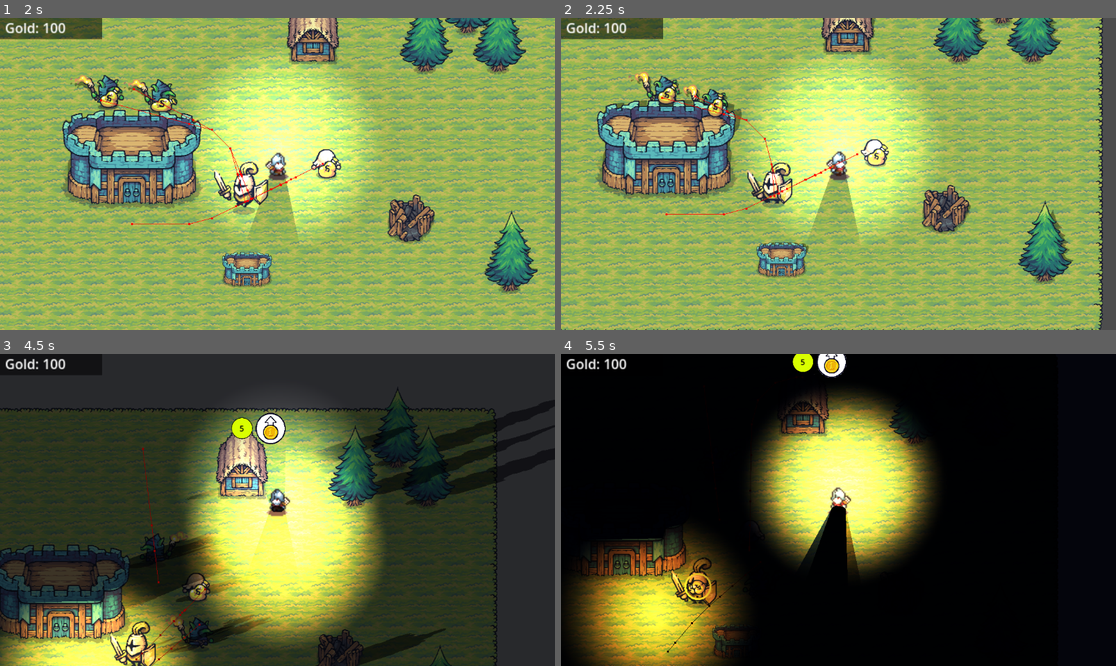
Above: before the commit, frames 1-4 (two rows, left to right).
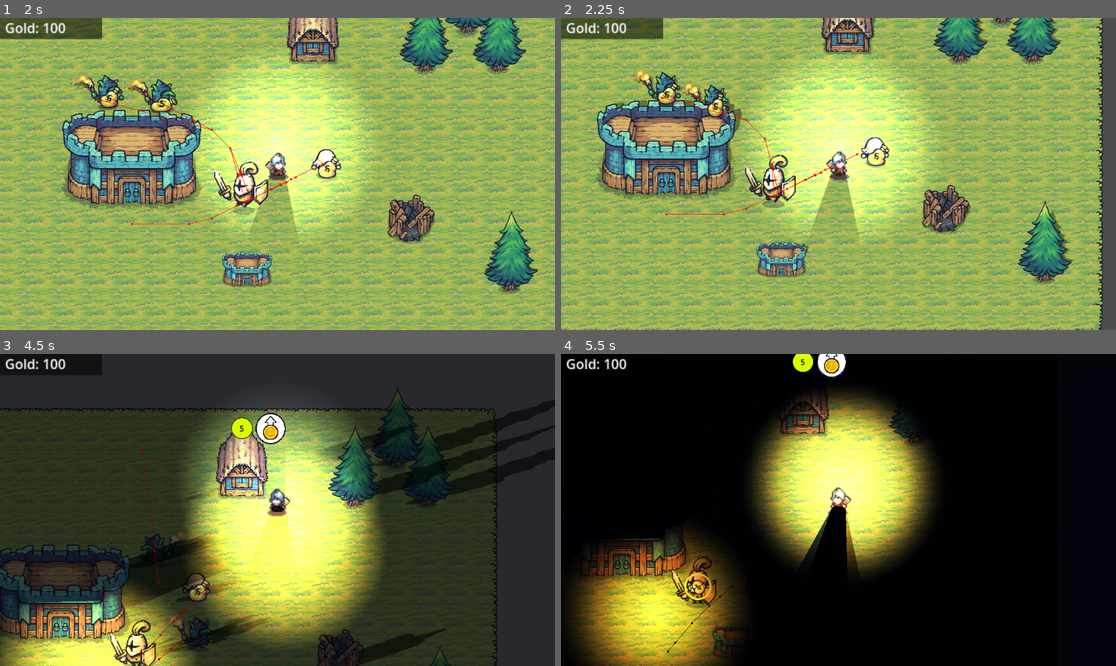
Above: after the commit, the same moments.

Repository: achotai2/battle-game-2D-proto
Game: Godot game, scene res://Scenes/main.tscn
Two runs of this game, one before a commit and one after it. Both use one fixed random seed, a clock stepped at 60 frames per second and the inputs below.
Inputs (mouse positions are in pixels of both pictures, inside the frame that each line leads up to):
- Up to frame 1 (2 s): tap Enter at 0.5 s; move the mouse to (399, 158) at 0.52 s; hold Right (move_right) 0.53-1.28 s; tap Ctrl (attack) at 0.6 s; move the mouse to (166, 189) at 1.27 s; hold S (move_down) from 1.28 s (still down); click (166, 189) at 1.35 s
- Up to frame 2 (2.25 s): move the mouse to (894, 105) at 2.02 s; release S (move_down) at 2.03 s; hold Right (move_right) from 2.03 s (still down); tap Space (interact) at 2.1 s
- Up to frame 3 (4.5 s): move the mouse to (249, 572) at 2.77 s; release Right (move_right) at 2.78 s; hold W (move_up) 2.78-3.53 s; tap Ctrl (attack) at 2.85 s; move the mouse to (444, 556) at 3.52 s; press the mouse at (444, 556) at 3.53 s; hold A (move_left) from 3.53 s (still down); move the mouse to (111, 463) at 4.27 s; release the mouse at (111, 463) at 4.28 s; tap Space (interact) at 4.35 s
- Up to frame 4 (5.5 s): move the mouse to (866, 510) at 5.02 s; release A (move_left) at 5.03 s; hold S (move_down) from 5.03 s (still down); tap Ctrl (attack) at 5.1 s

Frame 1 is identical in both runs. In frame 2, 1.5% of the frame differs, in the area x 12-60%, y 16-60%; in frame 3, 0.4%; in frame 4, 0.3%.

Commit message:
Optimize AgentMovement to decouple physics from visuals and reduce signal thrashing.
Changes:
- Added `ANIM_JITTER_THRESHOLD_SQ` (4.0) to filter micro-movements from animation updates.
- Decoupled visual updates from `move_with_velocity`. Now handled in `tick()` via `_update_visuals()`.
- Optimized `_on_velocity_computed` to skip delta fetching if acceleration is not used.
- Optimized `move_with_velocity` to use `Vector2.limit_length` (C++) and removed manual clamping.
- Replaced `_notify_moved` with `_update_visuals` which implements the jitter debouncing logic.
- Removed `is_instance_valid` checks in hot paths where object lifecycle is guaranteed by hierarchy.

This addresses performance bottlenecks where NavigationServer signal emission caused excessive AnimationTree updates and GDScript overhead.

Co-authored-by: achotai2 <64825783+achotai2@users.noreply.github.com>

Diff:
--- a/Scripts/AgentNodes/agent_move.gd
+++ b/Scripts/AgentNodes/agent_move.gd
@@ -50,6 +50,7 @@
 var _current_velocity: Vector2 = Vector2.ZERO
 #var _pf_velocity: Vector2 = Vector2.ZERO
 var _last_anim_velocity: Vector2 = Vector2(INF, INF)
+const ANIM_JITTER_THRESHOLD_SQ: float = 4.0 # (2 pixels)^2
 
 enum OrderType { NONE, MEANDER, MOVE_TO_POS, CHASE_NODE, RAW_VELOCITY, PLAYER_DIRECTION, FROZEN }
 
@@ -113,6 +114,8 @@
 		OrderType.NONE:
 			move_with_velocity(Vector2.ZERO, delta)
 
+	_update_visuals()
+
 
 func set_animation(anim: AgentAnimate) -> void:
 	animation = anim
@@ -128,28 +131,37 @@
 func move_with_velocity(desired_velocity: Vector2, delta: float) -> void:
 	if is_frozen():
 		_current_velocity = Vector2.ZERO
-		_notify_moved(Vector2.ZERO)
-		return
-
+		if agent: agent.velocity = Vector2.ZERO
+		return
+
+	# 1. OPTIMIZATION: Use C++ optimized functions instead of manual math
 	var speed_cap := meander_speed if _order_type == OrderType.MEANDER else max_speed
-	var v := desired_velocity
-
-	# Clamp to current speed cap
-	if v.length() > speed_cap:
-		v = v * (speed_cap / v.length())
-
-	# Optional acceleration smoothing
+
+	# This single line replaces your manual length() check and division
+	var v := desired_velocity.limit_length(speed_cap)
+
+	# 2. OPTIMIZATION: Fast path for no smoothing
 	if accel > 0.0 and delta > 0.0:
 		_current_velocity = _current_velocity.move_toward(v, accel * delta)
 	else:
 		_current_velocity = v
 
-	_notify_moved(_current_velocity)
+	# 3. APPLY PHYSICS DIRECTLY (Skip _notify_moved function overhead)
+	# We assume 'agent' is valid because this script is likely a child of agent
+	if agent:
+		agent.velocity = _current_velocity
+
+	# NOTE: We DO NOT update animation here anymore.
+	# That is now handled in tick() to prevent signal thrashing.
 
 
 func _on_velocity_computed(safe_velocity: Vector2) -> void:
-	# Use physics delta for consistent simulation step
-	move_with_velocity(safe_velocity, get_physics_process_delta_time())
+	# 1. OPTIMIZATION: Skip delta fetching if no acceleration is used
+	if accel == 0.0:
+		move_with_velocity(safe_velocity, 0.0)
+	else:
+		# Only fetch delta if we actually need it for smoothing
+		move_with_velocity(safe_velocity, get_physics_process_delta_time())
 
 
 func _on_nav_finished() -> void:
@@ -194,14 +206,24 @@
 	agent = owner_agent
 
 
-func _notify_moved(vel: Vector2) -> void:
-	if is_instance_valid(agent):
-		agent.velocity = vel
-
-	if is_instance_valid(animation):
-		if not vel.is_equal_approx(_last_anim_velocity):
-			animation.agent_moved(vel)
-			_last_anim_velocity = vel
+func _update_visuals() -> void:
+	# Call this at the end of your tick(delta) function!
+	if not animation:
+		return
+
+	# 1. OPTIMIZATION: Jitter Filter
+	# RVO Avoidance creates tiny micro-movements. We don't want to
+	# retune the AnimationTree for a 0.1 pixel change.
+
+	# Check squared distance to avoid Sqrt()
+	if _current_velocity.distance_squared_to(_last_anim_velocity) > ANIM_JITTER_THRESHOLD_SQ:
+		animation.agent_moved(_current_velocity)
+		_last_anim_velocity = _current_velocity
+
+	# Edge case: If we stopped completely, force an update to play Idle
+	elif _current_velocity.is_zero_approx() and not _last_anim_velocity.is_zero_approx():
+		animation.agent_moved(Vector2.ZERO)
+		_last_anim_velocity = Vector2.ZERO
 
 
 func _accept_order(priority: int) -> bool:
